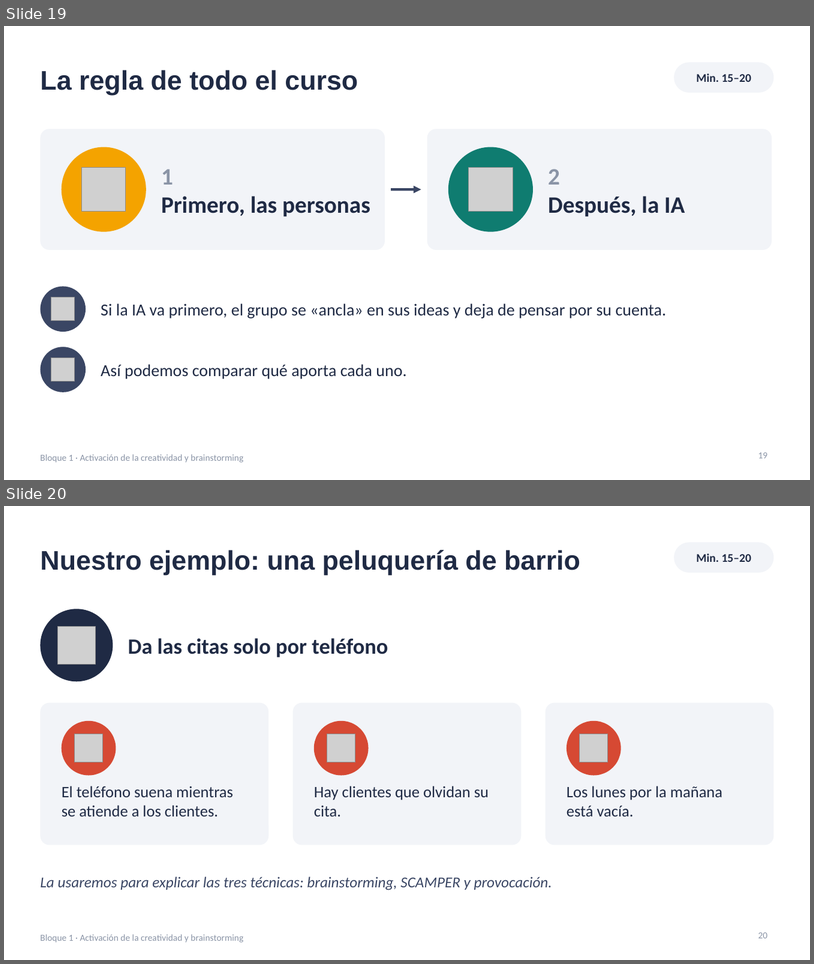
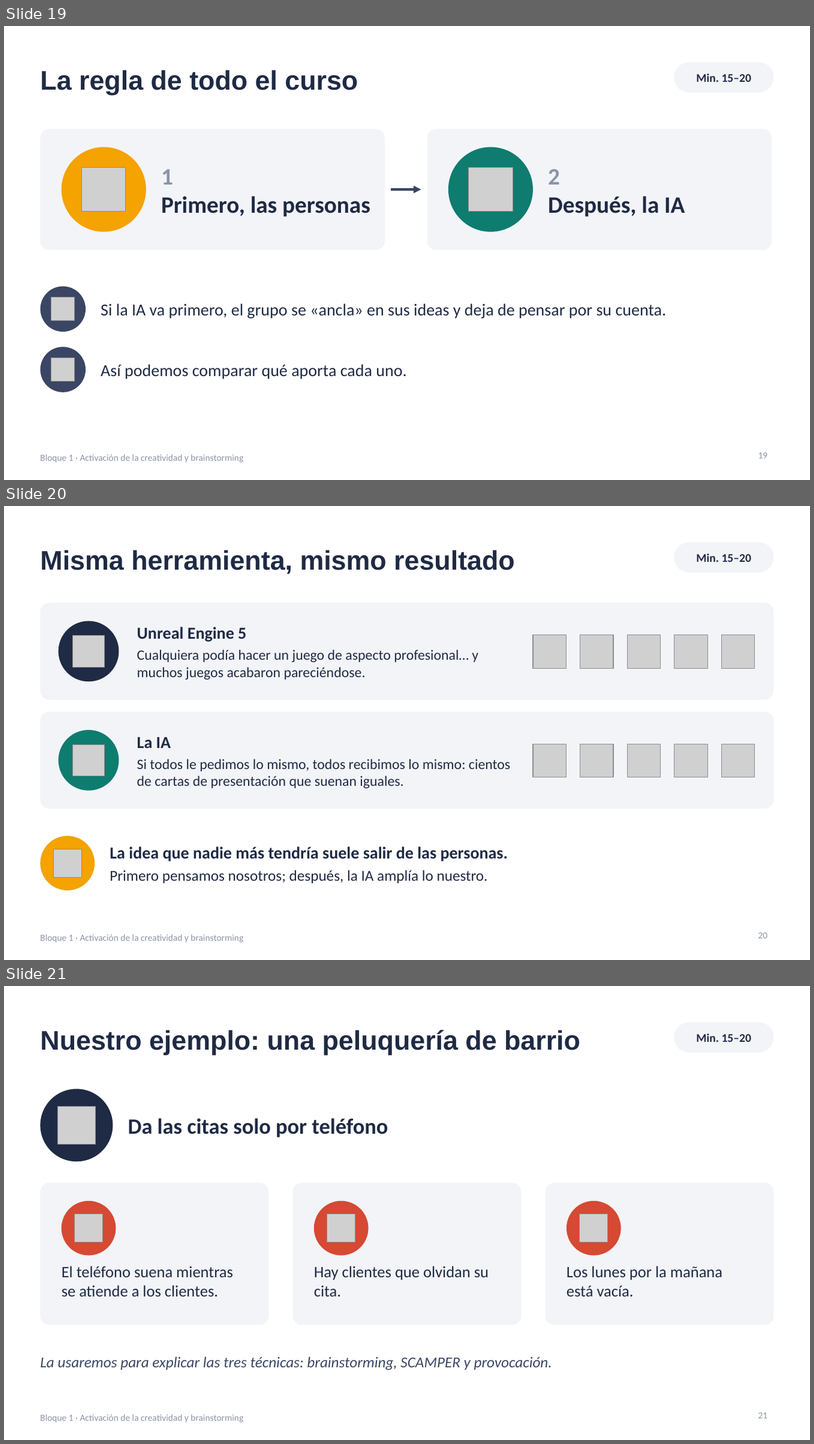
Before and after one commit to jjnieto/creatividad-ofimatica-ia, a slide deck: diapositivas/bloque1.pptx. Shown one above the other, each under a label of ours: slides 19 and 20 before the commit, slides 19, 20 and 21 after it. The pictures are 814x964 and 814x1444 pixels, drawn with LibreOffice and Linux fonts; fonts in the diff are those of the drawing; grey boxes stand for pictures. Boxes give left, top, right and bottom in pixels: in the first picture for what was removed or moved away, otherwise in the second. Text is boxed around its words. In the diff, an @@ line names an element or a change of style, - is before the commit and + after.

```diff
--- a/diapositivas/bloque1.pptx
+++ b/diapositivas/bloque1.pptx
@@ slide 20 added at box(4, 506, 810, 960), background #FFFFFF; not listed: 1 template element that a slide beside it also shows @@
@@ title added at box(40, 550, 515, 574), 32 pt, text #1F2A44, bold @@
+Misma herramienta, mismo resultado
@@ rounded rectangle added at box(674, 542, 774, 573), fill #F2F4F8 @@
@@ text added at box(696, 553, 752, 562), 14 pt, text #1F2A44, bold @@
+Min. 15–20
@@ rounded rectangle added at box(40, 603, 774, 700), fill #F2F4F8 @@
@@ ellipse added at box(59, 621, 119, 681), fill #1F2A44 @@
@@ text added at box(137, 627, 479, 679), 17 pt, text #1F2A44 @@
+Unreal Engine 5
+Cualquiera podía hacer un juego de aspecto profesional… y muchos juegos acabaron pareciéndose.
@@ picture added at box(73, 636, 104, 667) @@
@@ picture added at box(533, 635, 567, 668) @@
@@ picture added at box(581, 635, 614, 668) @@
@@ picture added at box(628, 635, 661, 668) @@
@@ picture added at box(675, 635, 708, 668) @@
@@ picture added at box(722, 635, 755, 668) @@
@@ rounded rectangle added at box(40, 712, 774, 808), fill #F2F4F8 @@
@@ ellipse added at box(59, 730, 119, 790), fill #0F7C70 @@
@@ text added at box(137, 737, 510, 788), 17 pt, text #1F2A44 @@
+La IA
+Si todos le pedimos lo mismo, todos recibimos lo mismo: cientos de cartas de presentación que suenan iguales.
@@ picture added at box(73, 744, 104, 776) @@
@@ picture added at box(533, 744, 567, 777) @@
@@ picture added at box(581, 744, 614, 777) @@
@@ picture added at box(628, 744, 661, 777) @@
@@ picture added at box(675, 744, 708, 777) @@
@@ picture added at box(722, 744, 755, 777) @@
@@ ellipse added at box(40, 835, 95, 890), fill #F4A300 @@
@@ text added at box(110, 846, 509, 883), 18 pt, text #1F2A44 @@
+La idea que nadie más tendría suele salir de las personas.
+Primero pensamos nosotros; después, la IA amplía lo nuestro.
@@ picture added at box(54, 849, 82, 877) @@
@@ page number added at box(759, 932, 768, 938), 11 pt, text #8A94A6 @@
+20
@@ what was slide 20 is now slide 21 @@
@@ page number at box(759, 1412, 768, 1418): text changed @@
-20
+21
```
Also in this commit, not shown: 1 other file.
